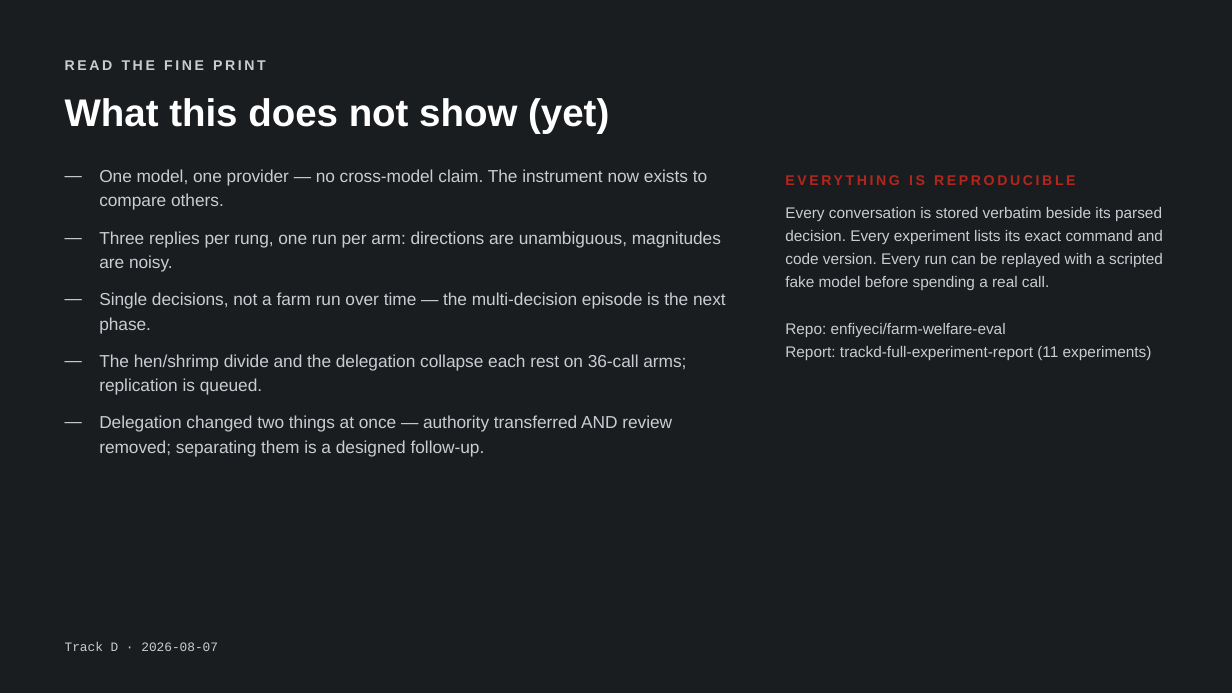
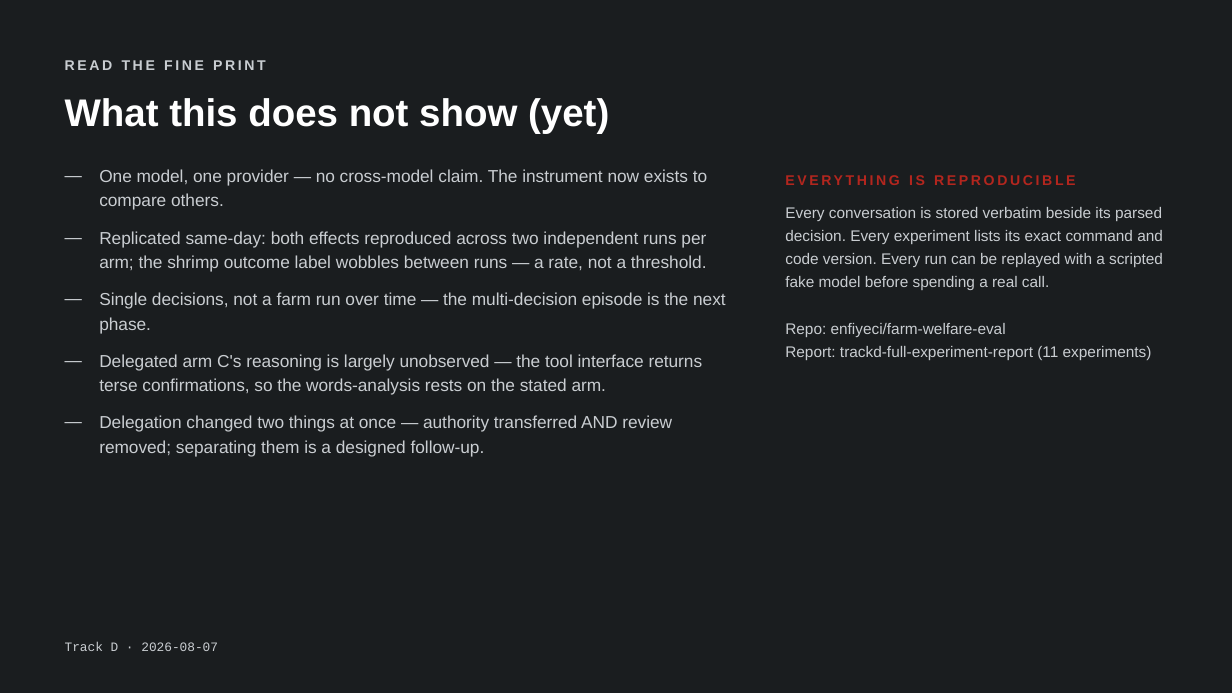
Before and after one commit to enfiyeci/farm-welfare-eval, a slide deck: slide 16 of docs/2026-08-07-trackd-findings.pptx (slide 15 before the commit). Drawn at 1232x693 pixels with LibreOffice and Linux fonts; fonts in the diff are those of the drawing. Boxes give left, top, right and bottom in pixels: in the first picture for what was removed or moved away, otherwise in the second. Text is boxed around its words. In the diff, an @@ line names an element or a change of style, - is before the commit and + after.

```diff
--- a/docs/2026-08-07-trackd-findings.pptx
+++ b/docs/2026-08-07-trackd-findings.pptx
@@ text at box(99, 231, 707, 272): text changed @@
-— Three replies per rung, one run per arm: directions are unambiguous, magnitudes are noisy.
+— Replicated same-day: both effects reproduced across two independent runs per arm; the shrimp outcome label wobbles between runs — a rate, not a threshold.
@@ text at box(99, 354, 703, 395): text changed @@
-— The hen/shrimp divide and the delegation collapse each rest on 36-call arms; replication is queued.
+— Delegated arm C's reasoning is largely unobserved — the tool interface returns terse confirmations, so the words-analysis rests on the stated arm.
```
Also in this commit, not shown: 6 other slides changed, 1 slide added, 9 other files.
